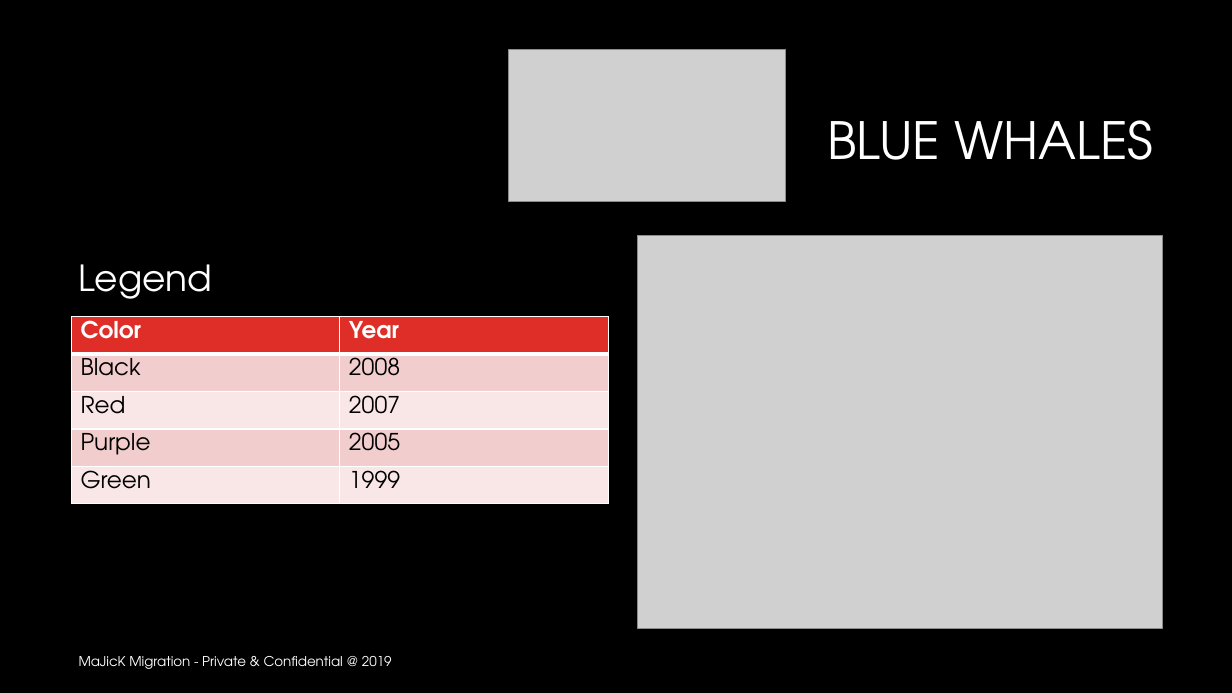
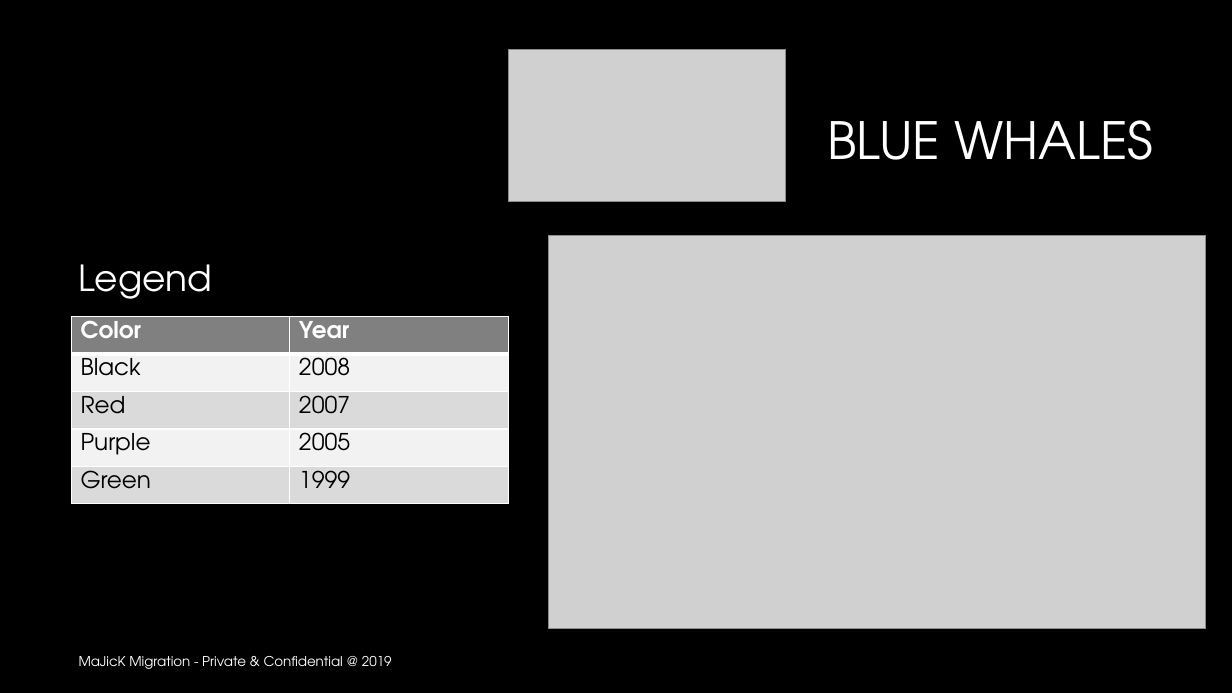
Before and after one commit to trivial-vector/Majick-Migration, a slide deck: slide 7 of Analysis/MaJicK Migration.pptx. Drawn at 1232x693 pixels with LibreOffice and Linux fonts; fonts in the diff are those of the drawing; grey boxes stand for pictures; background and template pictures are left out. Boxes give left, top, right and bottom in pixels: in the first picture for what was removed or moved away, otherwise in the second. Text is boxed around its words. In the diff, an @@ line names an element or a change of style, - is before the commit and + after.

```diff
--- a/Analysis/MaJicK Migration.pptx
+++ b/Analysis/MaJicK Migration.pptx
@@ picture: place and size @@
-picture at (638, 236, 1164, 629)
+picture at (549, 236, 1206, 629)
@@ table at (71, 317, 507, 505) @@
@@ fill #DF2E28 to #808080 in row 1 @@
@@ fill #F3CDCD to #F2F2F2 in 4 cells @@
@@ fill #F9E8E8 to #DADADA in 4 cells @@
@@ table: place and size @@
-table at (71, 317, 607, 505)
+table at (71, 317, 507, 505)
```
Also in this commit, not shown: 3 other slides changed, 1 other file.
